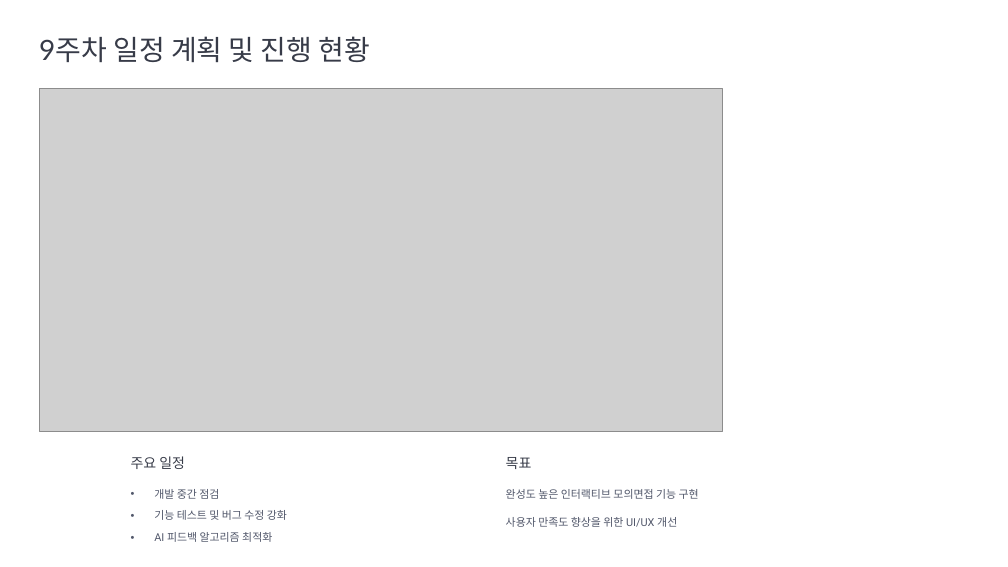
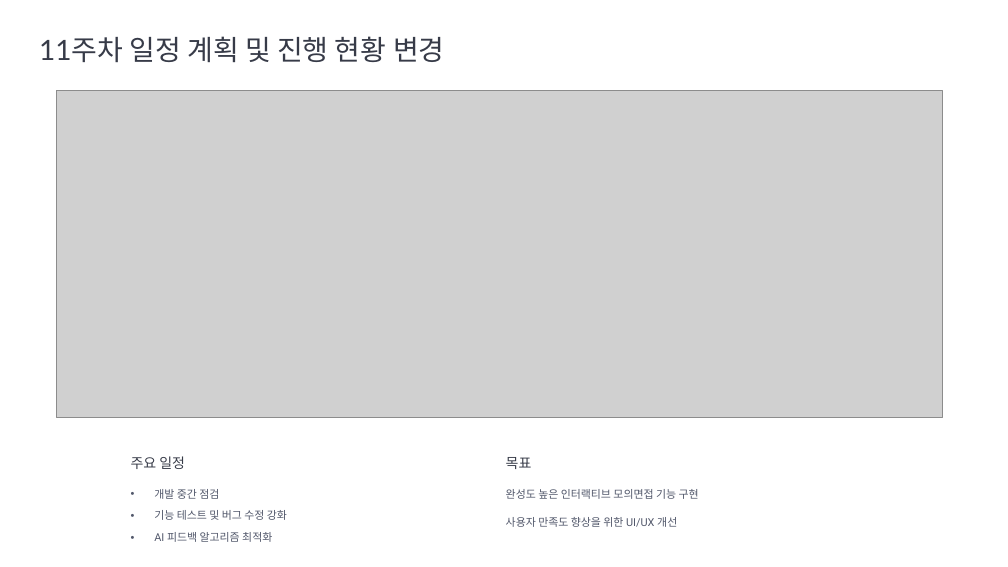
Before and after one commit to lraylanl/flutter-learning, a slide deck: slide 2 of Project_Interview/AI.pptx. Drawn at 1008x567 pixels with LibreOffice and Linux fonts; fonts in the diff are those of the drawing; grey boxes stand for pictures; background and template pictures are left out. Boxes give left, top, right and bottom in pixels: in the first picture for what was removed or moved away, otherwise in the second. Text is boxed around its words. In the diff, an @@ line names an element or a change of style, - is before the commit and + after.

```diff
--- a/Project_Interview/AI.pptx
+++ b/Project_Interview/AI.pptx
@@ text at (39,36,445,62): text changed @@
-9주차 일정 계획 및 진행 현황
+11주차 일정 계획 및 진행 현황 변경
@@ picture: place and size @@
-picture at (39,88,722,431)
+picture at (56,91,942,418)
```
Also in this commit, not shown: 2 other slides changed.
